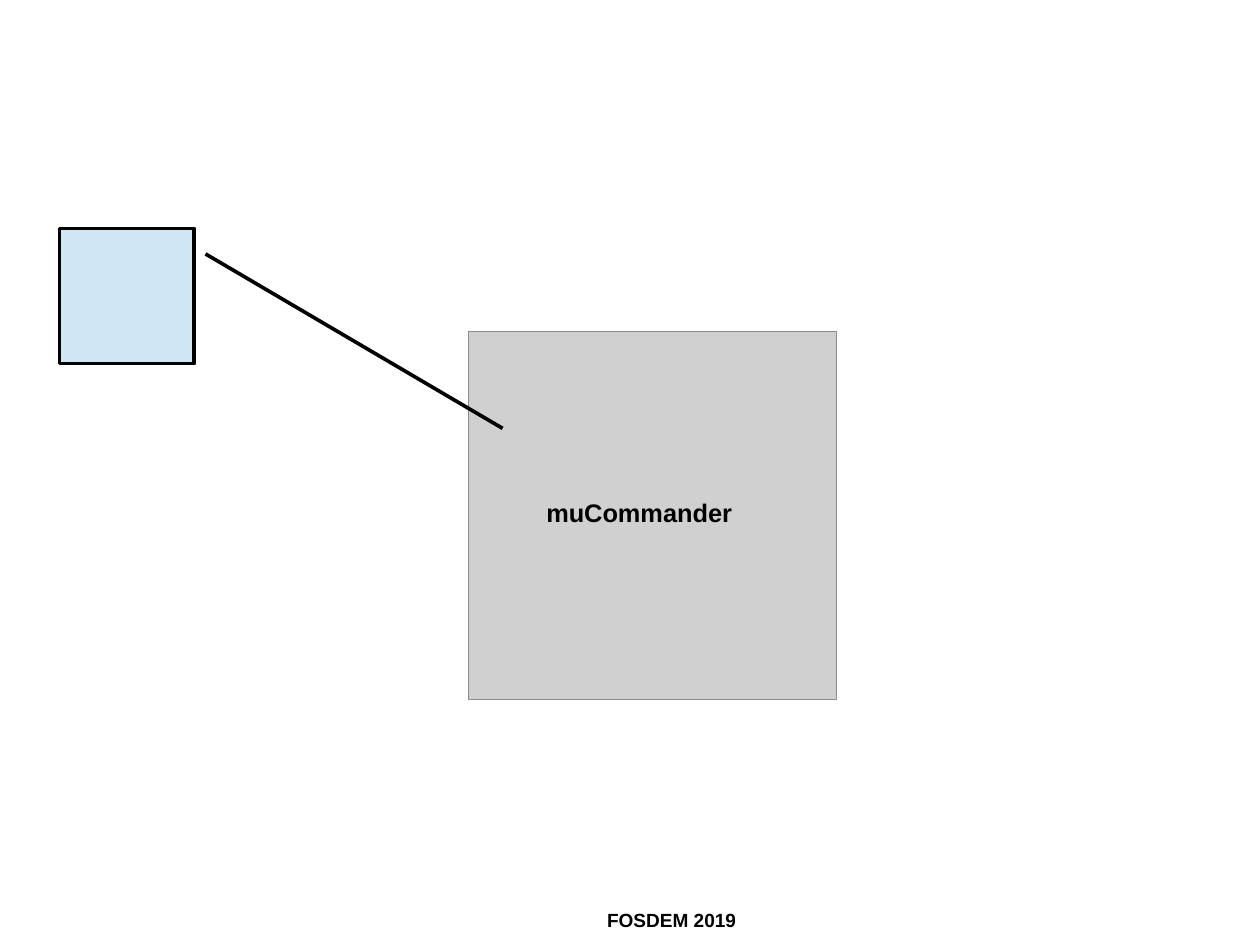
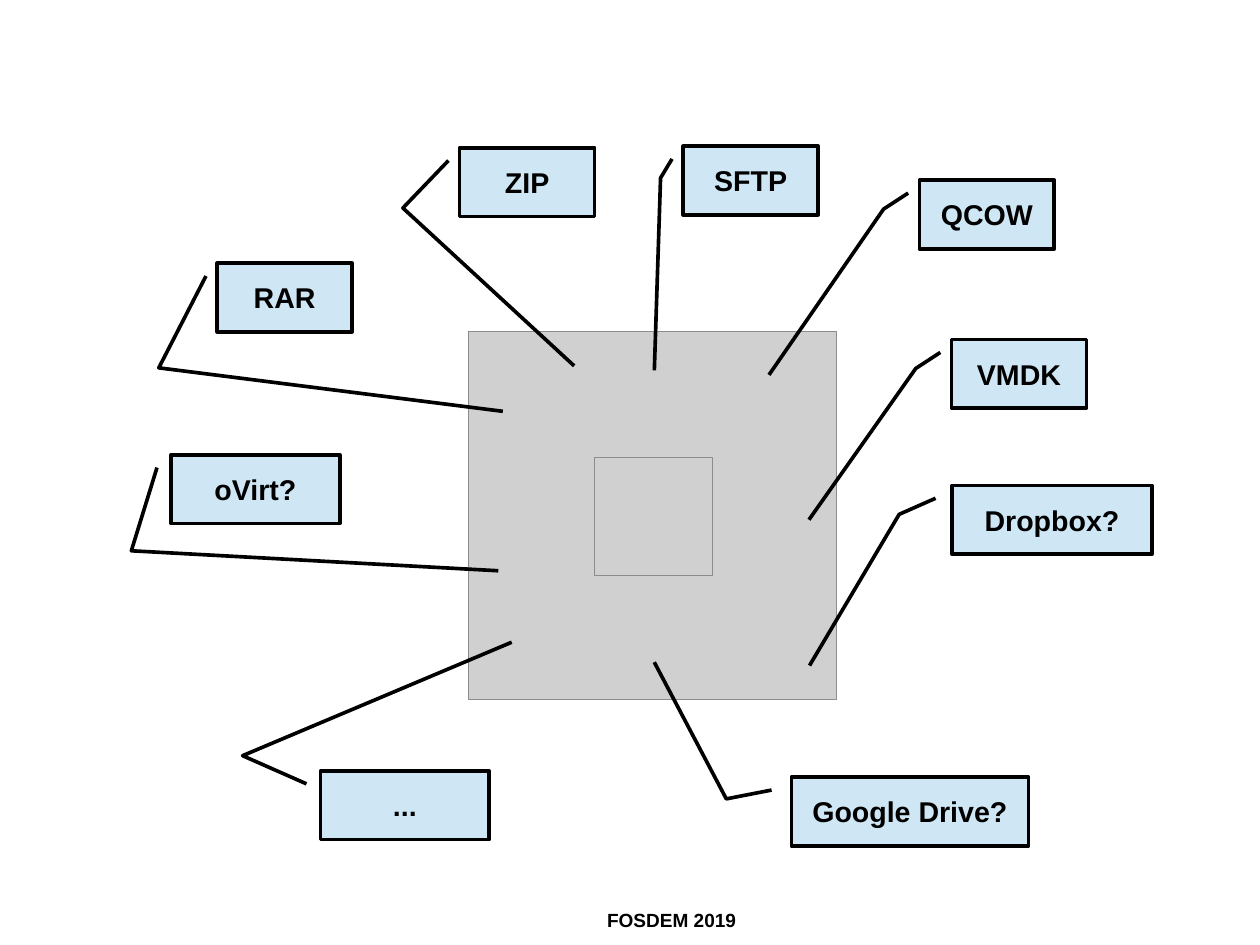
Before and after one commit to ahadas/ahadas.github.io, a slide deck: slide 23 of slides/toward_exploring_virtual_disks_using_a_file_manager.odp (slide 20 before the commit). Drawn at 1260x945 pixels with LibreOffice and Linux fonts; fonts in the diff are those of the drawing; grey boxes stand for pictures; background and template pictures are left out. Boxes give left, top, right and bottom in pixels: in the first picture for what was removed or moved away, otherwise in the second. Text is boxed around its words. In the diff, an @@ line names an element or a change of style, - is before the commit and + after.

```diff
--- a/slides/toward_exploring_virtual_disks_using_a_file_manager.odp
+++ b/slides/toward_exploring_virtual_disks_using_a_file_manager.odp
@@ border callout added at (460,147,595,216), fill #CFE7F5, outline #000000 2.3 pt, 18 pt, text #000000, bold @@
+ZIP
@@ border callout added at (684,146,819,215), fill #CFE7F5, outline #000000 2.3 pt, 18 pt, text #000000, bold @@
+SFTP
@@ border callout added at (919,181,1054,249), fill #CFE7F5, outline #000000 2.3 pt, 18 pt, text #000000, bold @@
+QCOW
@@ border callout removed at (59,229,194,364) @@
@@ border callout added at (217,263,352,332), fill #CFE7F5, outline #000000 2.3 pt, 18 pt, text #000000, bold @@
+RAR
@@ border callout added at (952,340,1087,408), fill #CFE7F5, outline #000000 2.3 pt, 18 pt, text #000000, bold @@
+VMDK
@@ border callout added at (172,455,341,524), fill #CFE7F5, outline #000000 2.3 pt, 18 pt, text #000000, bold @@
+oVirt?
@@ picture added at (595,457,712,575) @@
@@ text removed at (546,503,732,523) @@
-muCommander
@@ border callout added at (952,486,1153,555), fill #CFE7F5, outline #000000 2.3 pt, 18 pt, text #000000, bold @@
+Dropbox?
@@ border callout added at (320,772,489,840), fill #CFE7F5, outline #000000 2.3 pt, 18 pt, text #000000, bold @@
+...
@@ border callout added at (791,777,1029,846), fill #CFE7F5, outline #000000 2.3 pt, 18 pt, text #000000, bold @@
+Google Drive?
```
Also in this commit, not shown: 1 other slide changed, 6 slides added, 2 slides removed.
